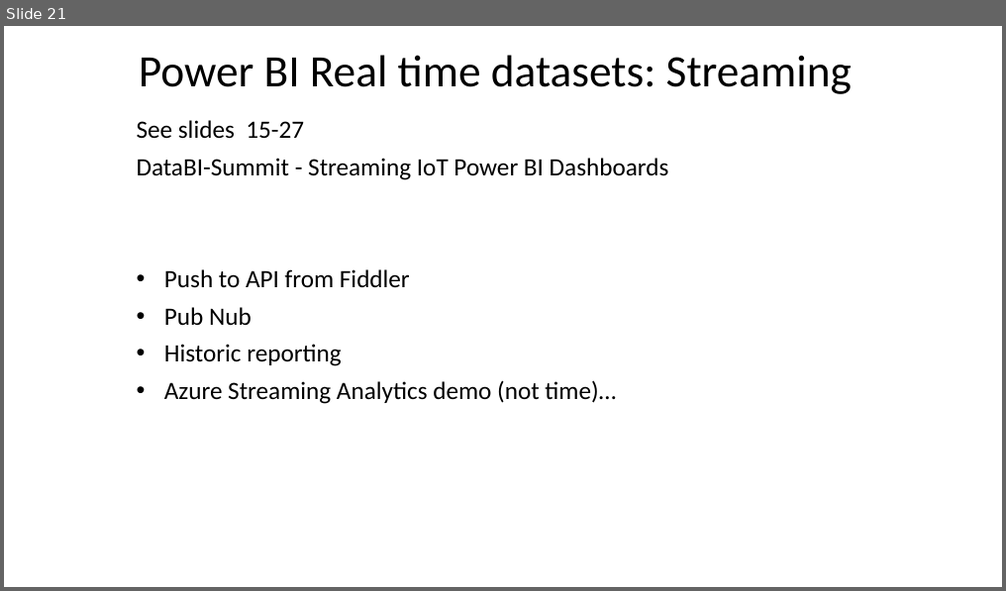
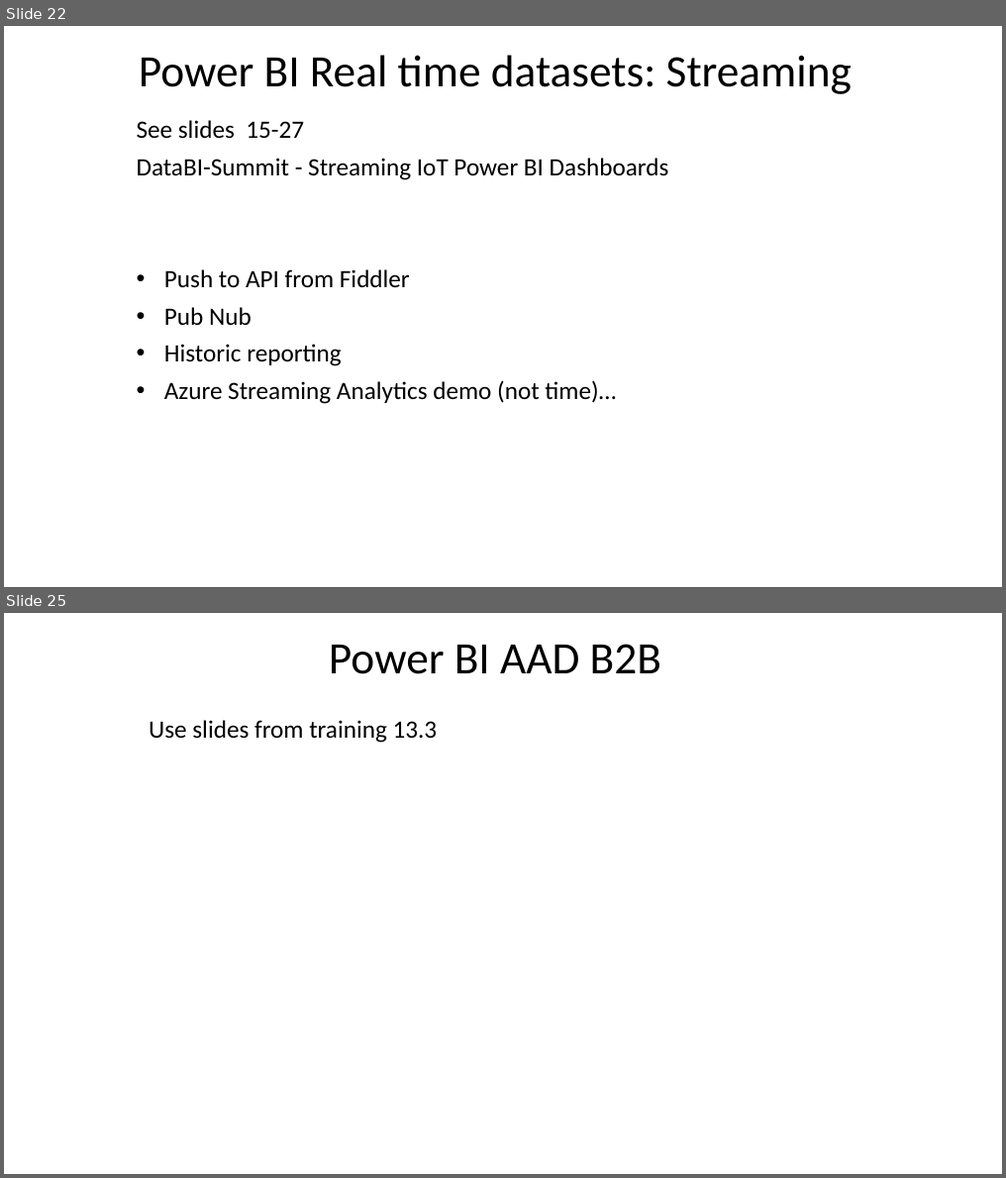
Before and after one commit to wottabyte/PBITraining, a slide deck: PBIID/PowerBI Int Dev slides Q1-2019-shared.pptx. Shown one above the other, each under a label of ours: slide 21 before the commit, slides 22 and 25 after it; the slides between them are not shown. The pictures are 1006x591 and 1006x1178 pixels, drawn with LibreOffice and Linux fonts; fonts in the diff are those of the drawing; background and template pictures are left out. Boxes give left, top, right and bottom in pixels: in the first picture for what was removed or moved away, otherwise in the second. Text is boxed around its words. In the diff, an @@ line names an element or a change of style, - is before the commit and + after.

```diff
--- a/PBIID/PowerBI Int Dev slides Q1-2019-shared.pptx
+++ b/PBIID/PowerBI Int Dev slides Q1-2019-shared.pptx
@@ slide 25 added at box(4, 613, 1002, 1174), background #FFFFFF @@
@@ title added at box(329, 644, 661, 674), 43.2 pt, text #000000 @@
+Power BI AAD B2B
@@ text added at box(149, 720, 438, 743), 24 pt, text #000000 @@
+Use slides from training 13.3
@@ what was slide 21 is now slide 22 @@
```
Also in this commit, not shown: 11 other slides added.
